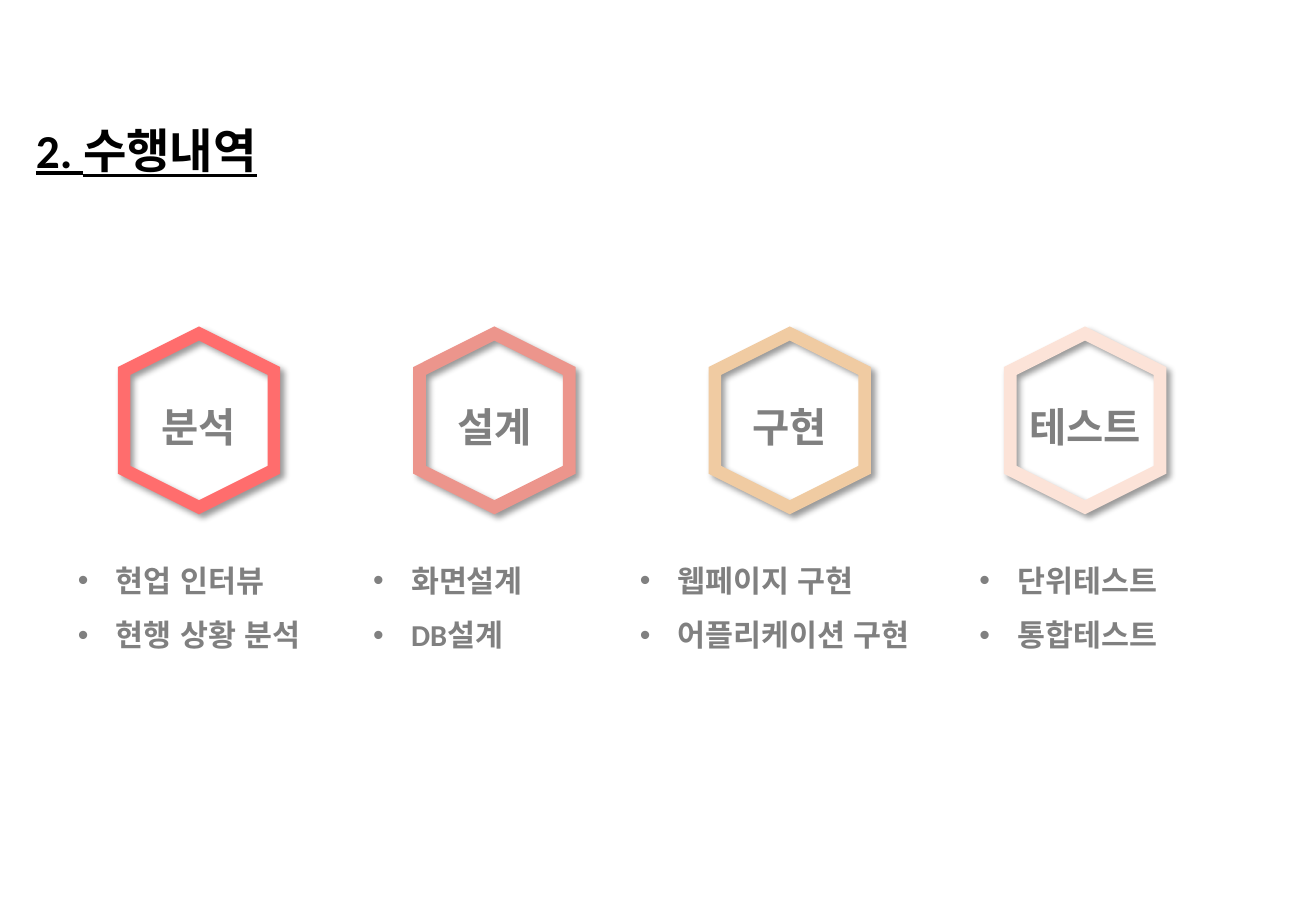
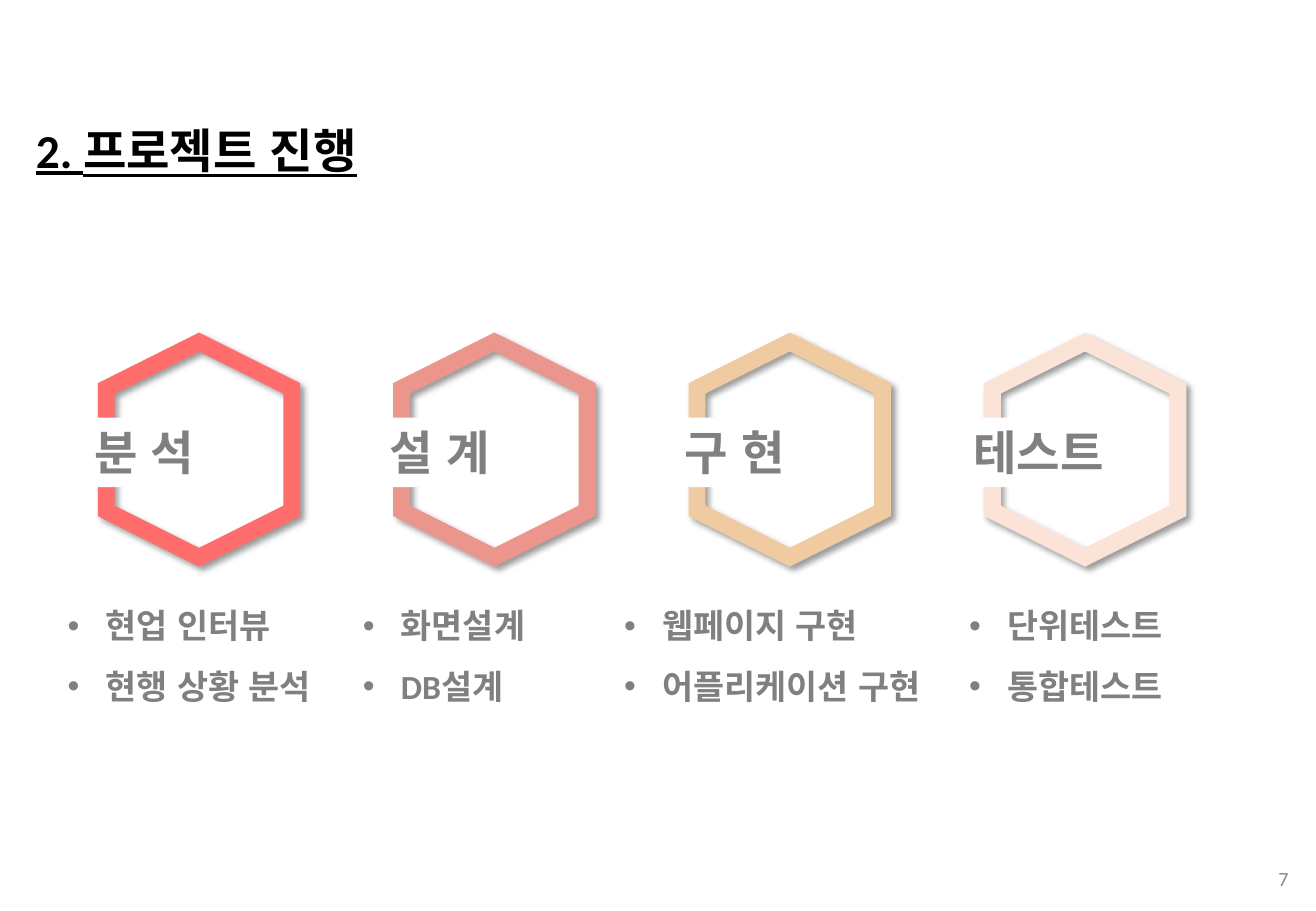
Before and after one commit to 201324549/BeaconProject, a slide deck: slide 7 of ShuttleBusFinalPresentation(v1.1)_ing.pptx (slide 5 before the commit). Drawn at 1316x911 pixels with LibreOffice and Linux fonts; fonts in the diff are those of the drawing; background and template pictures are left out. Boxes give left, top, right and bottom in pixels: in the first picture for what was removed or moved away, otherwise in the second. Text is boxed around its words. In the diff, an @@ line names an element or a change of style, - is before the commit and + after.

```diff
--- a/ShuttleBusFinalPresentation(v1.1)_ing.pptx
+++ b/ShuttleBusFinalPresentation(v1.1)_ing.pptx
@@ text at [36,128,357,177]: text changed @@
-2. 수행내역
+2. 프로젝트 진행
@@ hexagon: place and size @@
-hexagon at [124,333,273,507]
+hexagon at [106,343,292,558]
@@ hexagon at [106,343,292,558]: outline #FF6D6D 7.5 pt to #FF6D6D 10 pt @@
@@ hexagon: place and size @@
-hexagon at [419,333,569,507]
+hexagon at [401,343,587,558]
@@ hexagon at [401,343,587,558]: outline #EC958C 7.5 pt to #EC958C 10 pt @@
@@ hexagon: place and size @@
-hexagon at [716,333,865,507]
+hexagon at [696,343,882,558]
@@ hexagon at [696,343,882,558]: outline #F0CBA2 7.5 pt to #F0CBA2 10 pt @@
@@ hexagon: place and size @@
-hexagon at [1011,333,1160,507]
+hexagon at [993,343,1179,558]
@@ hexagon at [993,343,1179,558]: outline #FCE3D8 7.5 pt to #FCE3D8 10 pt @@
@@ text "테스트": place and size @@
-text "테스트" at [1029,408,1141,446]
+text "테스트" at [973,430,1103,474]
@@ text "테스트" at [973,430,1103,474]: size 24 to 28 pt; alignment centre to left @@
@@ text at [94,430,194,474]: text changed; size 24 to 28 pt @@
-분석
+분 석
@@ text at [390,430,489,474]: text changed; size 24 to 28 pt @@
-설계
+설 계
@@ text at [685,430,785,474]: text changed; size 24 to 28 pt @@
-구현
+구 현
@@ text "현업 인터뷰": place and size @@
-text "현업 인터뷰" at [116,566,301,649]
+text "현업 인터뷰" at [106,609,311,702]
@@ text "화면설계": place and size @@
-text "화면설계" at [411,566,523,649]
+text "화면설계" at [401,610,525,702]
@@ size 18 to 20 pt in 4 elements at [106,609,311,702], [401,610,525,702], [1007,610,1162,702], [662,609,920,702] @@
@@ text "웹페이지 구현": place and size @@
-text "웹페이지 구현" at [678,566,910,649]
+text "웹페이지 구현" at [662,609,920,702]
@@ text "단위테스트": place and size @@
-text "단위테스트" at [1017,566,1157,649]
+text "단위테스트" at [1007,610,1162,702]
@@ page number added at [1278,873,1288,886], 12 pt, text #8C8C8C @@
+7
```
Also in this commit, not shown: 20 other slides changed, 4 slides added, 1 slide removed.
